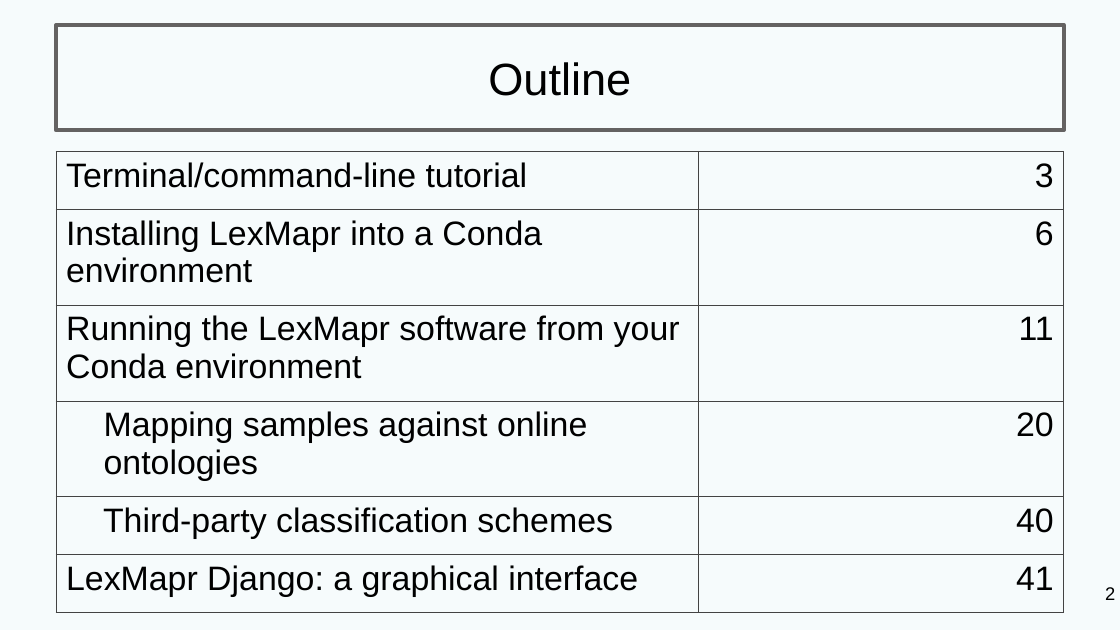
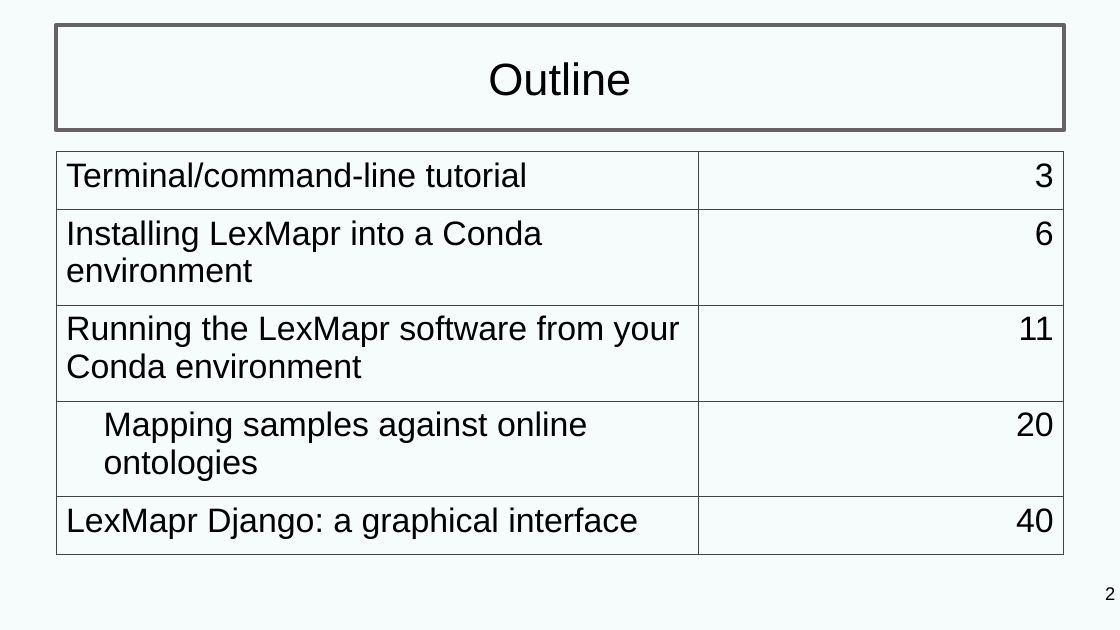
Before and after one commit to cidgoh/LexMapr, a slide deck: slide 2 of docs/tutorial_slides.odp. Drawn at 1120x630 pixels with LibreOffice and Linux fonts; fonts in the diff are those of the drawing. Boxes give left, top, right and bottom in pixels: in the first picture for what was removed or moved away, otherwise in the second. Text is boxed around its words. In the diff, an @@ line names an element or a change of style, - is before the commit and + after.

Commit message:
Add slides covering classification logic
* Removed brief classification slide from ``tutorial_slides.*``

```diff
--- a/docs/tutorial_slides.odp
+++ b/docs/tutorial_slides.odp
@@ table at [56,151,1064,555] @@
-row 5: Third-party classification schemes | 40
-row 6: LexMapr Django: a graphical interface | 41
+row 5: LexMapr Django: a graphical interface | 40
```
Also in this commit, not shown: 1 slide removed, 3 other files.
